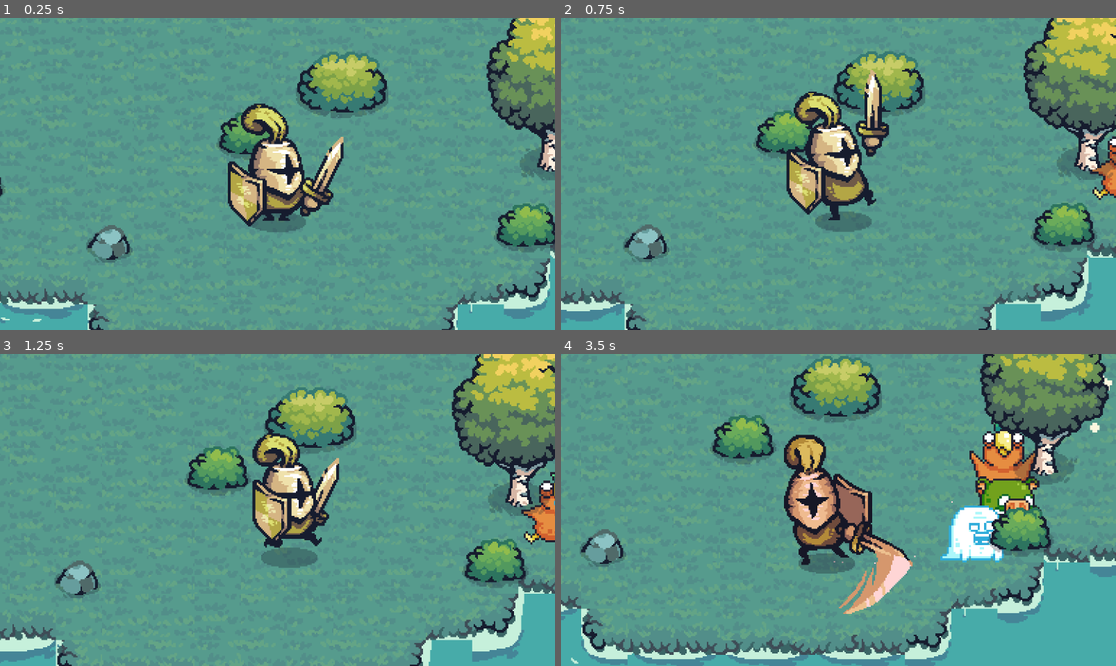
Above: before the commit, frames 1-4 (two rows, left to right).
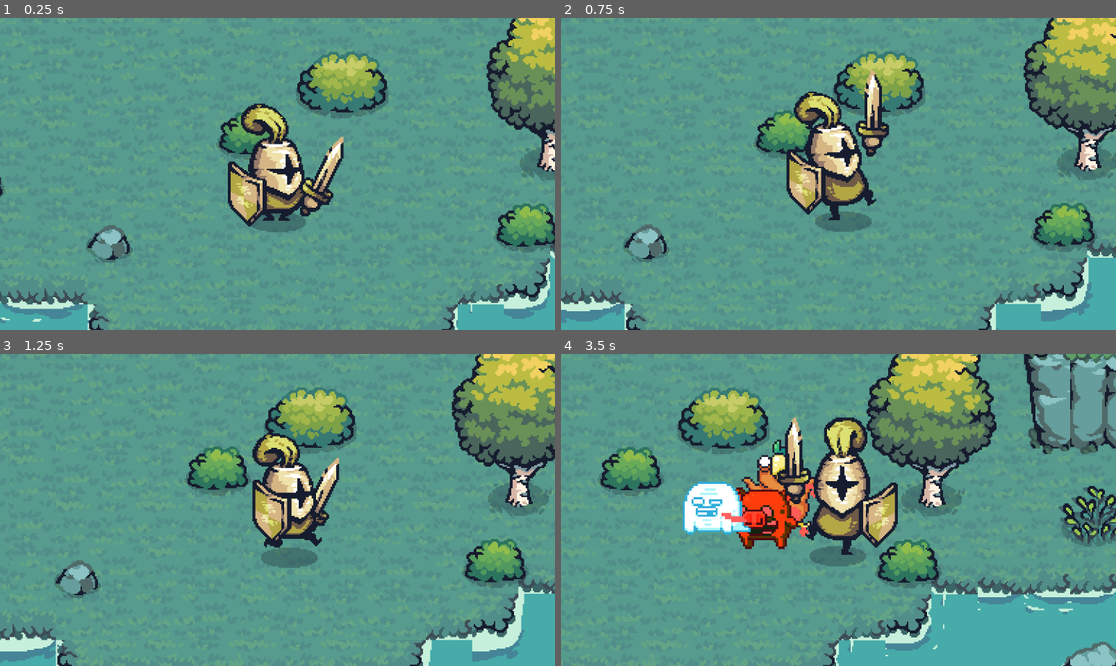
Above: after the commit, the same moments.

Repository: ccxavi/echoes
Game: Godot game, scene res://scenes/game.tscn
The game is run twice, just before and just after one commit, with the same random seed, the same clock (stepped at 60 frames per second) and the same inputs.
Inputs (mouse positions are in pixels of both pictures, inside the frame that each line leads up to):
- Up to frame 1 (0.25 s): no input
- Up to frame 2 (0.75 s): move the mouse to (960, 158) at 0.52 s; hold D (move_right) from 0.53 s (still down); click (960, 158) at 0.6 s
- Up to frame 3 (1.25 s): keep holding D (move_right)
- Up to frame 4 (3.5 s): move the mouse to (727, 525) at 1.27 s; release D (move_right) at 1.28 s; hold S (move_down) 1.28-2.03 s; click (727, 525) at 1.35 s; move the mouse to (894, 441) at 2.02 s; hold D (move_right) 2.03-2.78 s; tap Shift (dash) at 2.1 s; click (894, 441) at 2.3 s; move the mouse to (810, 572) at 2.77 s; hold W (move_up) from 2.78 s (still down); tap 1 (switch_1) at 2.85 s; click (810, 572) at 3.05 s

Frame 1 is identical in both runs. In frame 2, 0.5% of the frame differs, in the area x 95-100%, y 37-59%; in frame 3, 0.8%; in frame 4, 51%, in the area x 0-100%, y 0-100%.

Commit message:
feat: implement monk heal system

Diff:
--- a/scenes/character.tscn
+++ b/scenes/character.tscn
@@ -1,7 +1,52 @@
-[gd_scene load_steps=9 format=3 uid="uid://dy3t6hvcil60e"]
+[gd_scene load_steps=21 format=3 uid="uid://dy3t6hvcil60e"]
 
 [ext_resource type="Script" uid="uid://cnpusboltdpr3" path="res://scripts/player.gd" id="1_g2els"]
+[ext_resource type="Texture2D" uid="uid://cpcqp2c514tx3" path="res://assets/effects/heal.png" id="2_lrhn5"]
 [ext_resource type="Texture2D" uid="uid://blfh14oe8jro7" path="res://assets/effects/slash2.png" id="2_rkhd4"]
+
+[sub_resource type="AtlasTexture" id="AtlasTexture_2cgup"]
+atlas = ExtResource("2_lrhn5")
+region = Rect2(0, 0, 96, 96)
+
+[sub_resource type="AtlasTexture" id="AtlasTexture_a5ia6"]
+atlas = ExtResource("2_lrhn5")
+region = Rect2(96, 0, 96, 96)
+
+[sub_resource type="AtlasTexture" id="AtlasTexture_0dpix"]
+atlas = ExtResource("2_lrhn5")
+region = Rect2(192, 0, 96, 96)
+
+[sub_resource type="AtlasTexture" id="AtlasTexture_2hyy3"]
+atlas = ExtResource("2_lrhn5")
+region = Rect2(288, 0, 96, 96)
+
+[sub_resource type="AtlasTexture" id="AtlasTexture_irmqu"]
+atlas = ExtResource("2_lrhn5")
+region = Rect2(384, 0, 96, 96)
+
+[sub_resource type="AtlasTexture" id="AtlasTexture_7eonc"]
+atlas = ExtResource("2_lrhn5")
+region = Rect2(480, 0, 96, 96)
+
+[sub_resource type="AtlasTexture" id="AtlasTexture_50cep"]
+atlas = ExtResource("2_lrhn5")
+region = Rect2(576, 0, 96, 96)
+
+[sub_resource type="AtlasTexture" id="AtlasTexture_8yvht"]
+atlas = ExtResource("2_lrhn5")
+region = Rect2(672, 0, 96, 96)
+
+[sub_resource type="AtlasTexture" id="AtlasTexture_lagn4"]
+atlas = ExtResource("2_lrhn5")
+region = Rect2(768, 0, 96, 96)
+
+[sub_resource type="AtlasTexture" id="AtlasTexture_x8k1v"]
+atlas = ExtResource("2_lrhn5")
+region = Rect2(864, 0, 96, 96)
+
+[sub_resource type="AtlasTexture" id="AtlasTexture_ih8y6"]
+atlas = ExtResource("2_lrhn5")
+region = Rect2(960, 0, 96, 96)
 
 [sub_resource type="AtlasTexture" id="AtlasTexture_lrhn5"]
 atlas = ExtResource("2_rkhd4")
@@ -21,6 +66,44 @@
 
 [sub_resource type="SpriteFrames" id="SpriteFrames_2cgup"]
 animations = [{
+"frames": [{
+"duration": 1.0,
+"texture": SubResource("AtlasTexture_2cgup")
+}, {
+"duration": 1.0,
+"texture": SubResource("AtlasTexture_a5ia6")
+}, {
+"duration": 1.0,
+"texture": SubResource("AtlasTexture_0dpix")
+}, {
+"duration": 1.0,
+"texture": SubResource("AtlasTexture_2hyy3")
+}, {
+"duration": 1.0,
+"texture": SubResource("AtlasTexture_irmqu")
+}, {
+"duration": 1.0,
+"texture": SubResource("AtlasTexture_7eonc")
+}, {
+"duration": 1.0,
+"texture": SubResource("AtlasTexture_50cep")
+}, {
+"duration": 1.0,
+"texture": SubResource("AtlasTexture_8yvht")
+}, {
+"duration": 1.0,
+"texture": SubResource("AtlasTexture_lagn4")
+}, {
+"duration": 1.0,
+"texture": SubResource("AtlasTexture_x8k1v")
+}, {
+"duration": 1.0,
+"texture": SubResource("AtlasTexture_ih8y6")
+}],
+"loop": false,
+"name": &"heal",
+"speed": 10.0
+}, {
 "frames": [{
 "duration": 1.0,
 "texture": SubResource("AtlasTexture_lrhn5")
@@ -63,7 +146,8 @@
 z_index = 20
 scale = Vector2(2, 2)
 sprite_frames = SubResource("SpriteFrames_2cgup")
-animation = &"slash"
+animation = &"heal"
+frame_progress = 1.0
 
 [node name="main_sprite" type="AnimatedSprite2D" parent="."]
 z_index = 10
--- a/scenes/characters/warrior.tscn
+++ b/scenes/characters/warrior.tscn
@@ -250,13 +250,13 @@
 
 [node name="character" instance=ExtResource("1_oi8ld")]
 
-[node name="main_sprite" parent="." index="0"]
+[node name="main_sprite" parent="." index="2"]
 sprite_frames = SubResource("SpriteFrames_4kxua")
 animation = &"attack_side"
 frame = 5
 frame_progress = 1.0
 
-[node name="CollisionShape2D" parent="." index="1"]
+[node name="CollisionShape2D" parent="." index="3"]
 shape = SubResource("CapsuleShape2D_5oo6o")
 
 [node name="CollisionShape2D" parent="WeaponPivot/AttackArea" index="0"]
--- a/scenes/game.tscn
+++ b/scenes/game.tscn
@@ -124,17 +124,17 @@
 position = Vector2(1, 0)
 
 [node name="bird" parent="enemies" instance=ExtResource("8_kvpfn")]
-position = Vector2(214, -45)
+position = Vector2(-84, -285)
 scale = Vector2(1.5199994, 1.5199994)
 collision_mask = 1
 
 [node name="pig" parent="enemies" instance=ExtResource("9_dinhu")]
-position = Vector2(375.00003, -42.000004)
+position = Vector2(77.00003, -282)
 scale = Vector2(1.5199994, 1.5199994)
 collision_mask = 1
 
 [node name="ghost" parent="enemies" instance=ExtResource("8_0tnpc")]
-position = Vector2(298.00003, -42.000004)
+position = Vector2(3.0517578e-05, -282)
 scale = Vector2(1.5199994, 1.5199994)
 collision_mask = 1
 
--- a/scripts/monk.gd
+++ b/scripts/monk.gd
@@ -1,41 +1,50 @@
 extends Character
 
-# We override the entire start_attack function.
-# This bypasses the Base Class logic (Hitbox rotation, Damage dealing).
+@export var heal_amount = 30
+@export var heal_cooldown_duration = 5.0
+
+var can_heal = true
+
 func start_attack():
+	# If we are cooling down or already attacking, stop.
+	if not can_heal or is_attacking:
+		return
+
 	is_attacking = true
 	velocity = Vector2.ZERO
 
-	# 1. FACE MOUSE (Simple Left/Right)
+	# 1. FACE MOUSE
 	var mouse_pos = get_global_mouse_position()
-	if mouse_pos.x < global_position.x:
-		animated_sprite_2d.flip_h = true
-	else:
-		animated_sprite_2d.flip_h = false
+	animated_sprite_2d.flip_h = (mouse_pos.x < global_position.x)
 
 	# 2. PLAY ANIMATION
 	play_anim("heal")
 
-	# 3. HEAL LOGIC
-	# Wait for the "cast" point (e.g. 0.2s or 0.5s)
+	# 3. WAIT FOR CAST POINT
 	await get_tree().create_timer(0.2).timeout
 
 	perform_heal()
 
 func perform_heal():
 	print("Monk cast Heal!")
-	# Add your actual healing code here
-	# Example: Heal self
-	# hp = min(hp + 10, max_hp)
 
-	# Example: Spawn a healing particle effect?
-	# var effect = heal_vfx.instantiate()
-	# add_child(effect)
+	# 2. SEND TO MANAGER
+	# We assume the parent of the Monk is the PartyManager
+	var manager = get_parent()
+	if manager.has_method("queue_heal_for_next_switch"):
+		manager.queue_heal_for_next_switch(heal_amount)
 
-# Override the cleanup function to catch "heal"
+	# 3. START COOLDOWN
+	start_cooldown()
+
+func start_cooldown():
+	can_heal = false
+
+	await get_tree().create_timer(heal_cooldown_duration).timeout
+
+	can_heal = true
+	print("Monk heal ready!")
+
 func _on_animation_finished():
 	if animated_sprite_2d.animation == "heal":
 		is_attacking = false
-
-	# If you have other shared animations (like "run"), you can optionally call:
-	# super._on_animation_finished()
--- a/scripts/party_manager.gd
+++ b/scripts/party_manager.gd
@@ -7,6 +7,8 @@
 var can_switch = true
 const SWITCH_COOLDOWN = 1
 const onCharacterSwitchSpeed = 0.3
+
+var queued_heal_amount: int = 0 # Stores the heal from the monk
 
 @onready var camera: Camera2D = %Camera2D
 @onready var switch_vfx: AnimatedSprite2D = $switch_vfx
@@ -116,6 +118,16 @@
 	new_char.speed = original_speed
 	switch_vfx.visible = false
 
+	# --- APPLY QUEUED HEAL ---
+	if queued_heal_amount > 0:
+		# We wait a tiny bit so the character is visible before healing
+		await get_tree().create_timer(0.1).timeout
+		if new_char.has_method("receive_heal"):
+			new_char.receive_heal(queued_heal_amount)
+
+		# Reset the bank
+		queued_heal_amount = 0
+
 	is_switching = false
 
 	await get_tree().create_timer(SWITCH_COOLDOWN).timeout
@@ -145,3 +157,8 @@
 	char_node.set_process_unhandled_input(false)
 	char_node.set_physics_process(false)
 	char_node.process_mode = Node.PROCESS_MODE_DISABLED
+
+# The Monk calls this function
+func queue_heal_for_next_switch(amount: int):
+	queued_heal_amount = amount
+	print("Heal queued! Switch to another character to receive it.")
--- a/scripts/player.gd
+++ b/scripts/player.gd
@@ -100,7 +100,6 @@
 		vfx.visible = true
 		vfx.frame = 0
 		vfx.play("slash")
-		vfx.rotation = randf_range(0, 6.28)
 
 	if hp <= 0:
 		die()
@@ -226,3 +225,25 @@
 	# Disable weapon hitbox so the ghost doesn't accidentally kill people
 	if collision_shape_2d_attack:
 		collision_shape_2d_attack.set_deferred("disabled", true)
+
+func receive_heal(amount: int):
+	# 1. Apply Health Math
+	hp = min(hp + amount, max_hp)
+	print("%s was healed for %d! HP: %d" % [name, amount, hp])
+
+	# 2. Visuals
+	# Flash Green
+	modulate = Color(0, 1, 0)
+	var tween = create_tween()
+	tween.tween_property(self, "modulate", Color.WHITE, 0.5)
+
+	# 3. Play the VFX requested
+	if vfx:
+		vfx.visible = true
+		vfx.frame = 0
+		# You mentioned the animation is called "play" or you want to play it.
+		# Ideally this animation is named "heal", but here is "play" as requested:
+		if vfx.sprite_frames.has_animation("heal"):
+			vfx.play("heal")
+		else:
+			vfx.play("default") # Fallback
Binary file added: assets/effects/heal.png
Not shown, added: assets/effects/heal.png.import
Not shown, added: assets/effects/hit/.DS_Store
